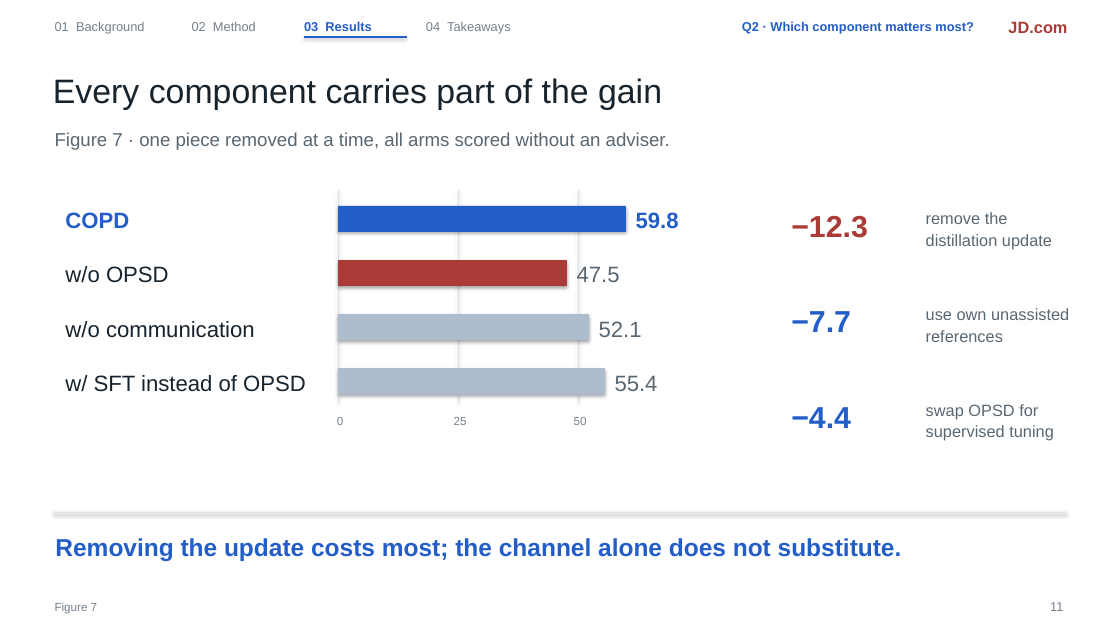
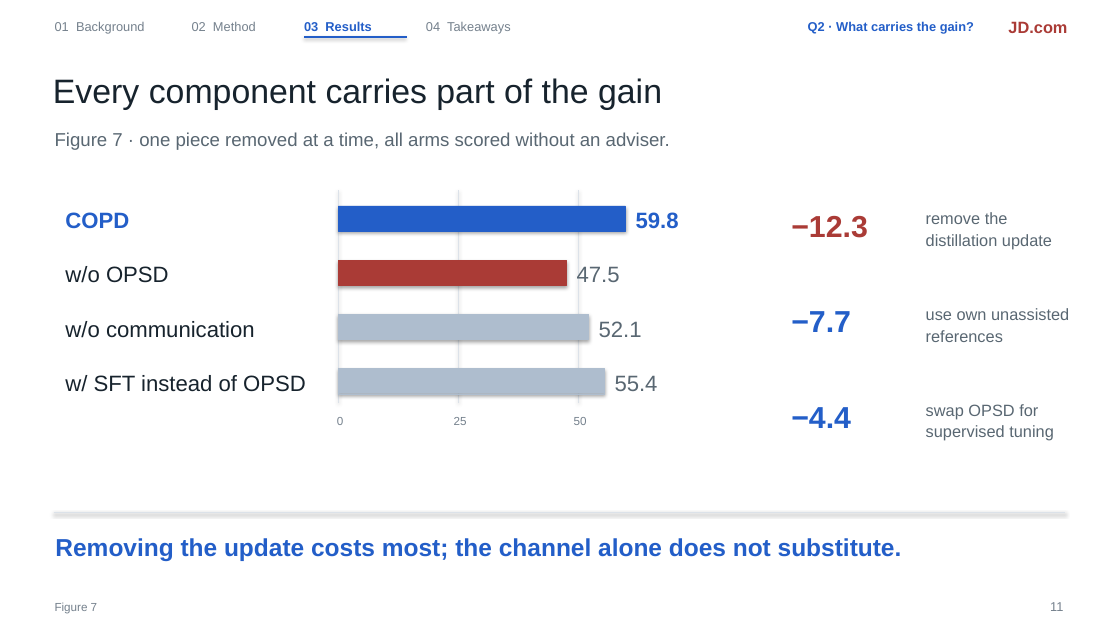
Before and after one commit to liruiluo/communicative-opsd, a slide deck: slide 11 of assets/slides/copd-slides.pptx. Drawn at 1120x630 pixels with LibreOffice and Linux fonts; fonts in the diff are those of the drawing. Boxes give left, top, right and bottom in pixels: in the first picture for what was removed or moved away, otherwise in the second. Text is boxed around its words. In the diff, an @@ line names an element or a change of style, - is before the commit and + after.

```diff
--- a/assets/slides/copd-slides.pptx
+++ b/assets/slides/copd-slides.pptx
@@ text at [808,21,974,34]: text changed @@
-Q2 · Which component matters most?
+Q2 · What carries the gain?
```
Also in this commit, not shown: 6 other slides changed, 2 other files.
